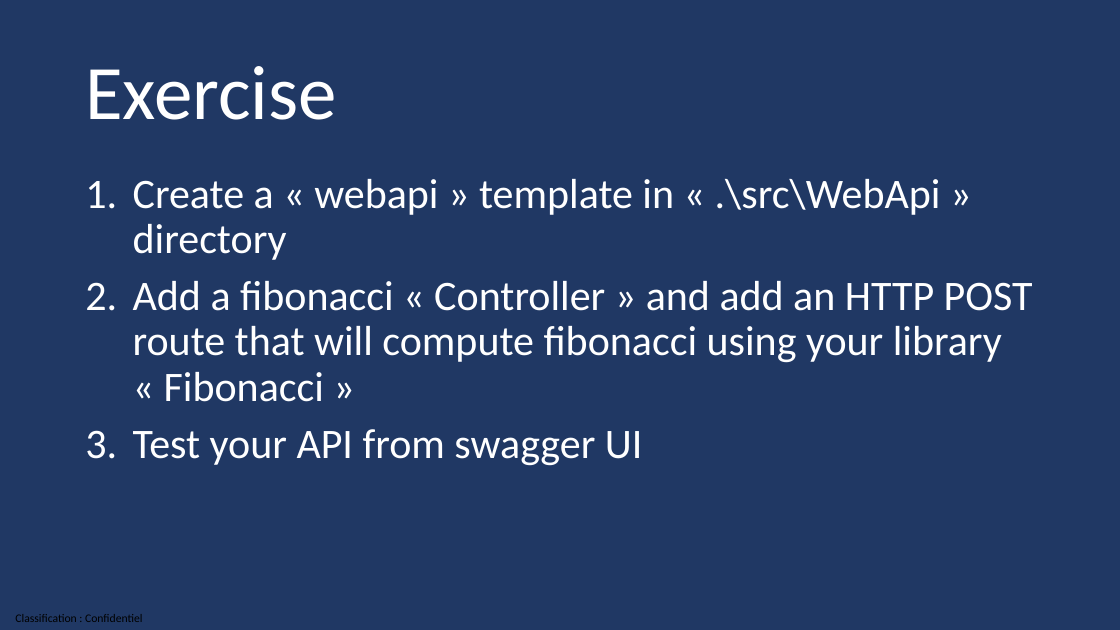
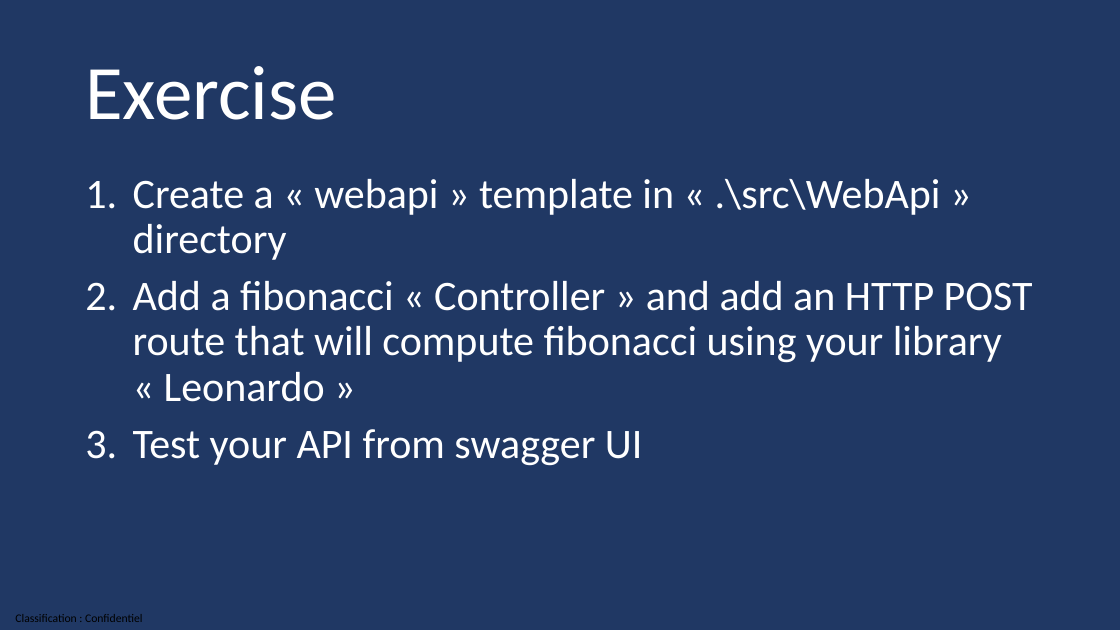
Before and after one commit to guillaume-chervet/course.dotnet, a slide deck: slide 196 of documentations/dotnet6.pptx (slide 195 before the commit). Drawn at 1120x630 pixels with LibreOffice and Linux fonts; fonts in the diff are those of the drawing. Boxes give left, top, right and bottom in pixels: in the first picture for what was removed or moved away, otherwise in the second. Text is boxed around its words. In the diff, an @@ line names an element or a change of style, - is before the commit and + after.

```diff
--- a/documentations/dotnet6.pptx
+++ b/documentations/dotnet6.pptx
@@ text at [133,281,1033,402]: text changed @@
-2. Add a fibonacci « Controller » and add an HTTP POST route that will compute fibonacci using your library « Fibonacci »
+2. Add a fibonacci « Controller » and add an HTTP POST route that will compute fibonacci using your library « Leonardo »
```
Also in this commit, not shown: 25 other slides changed, 1 slide added.
